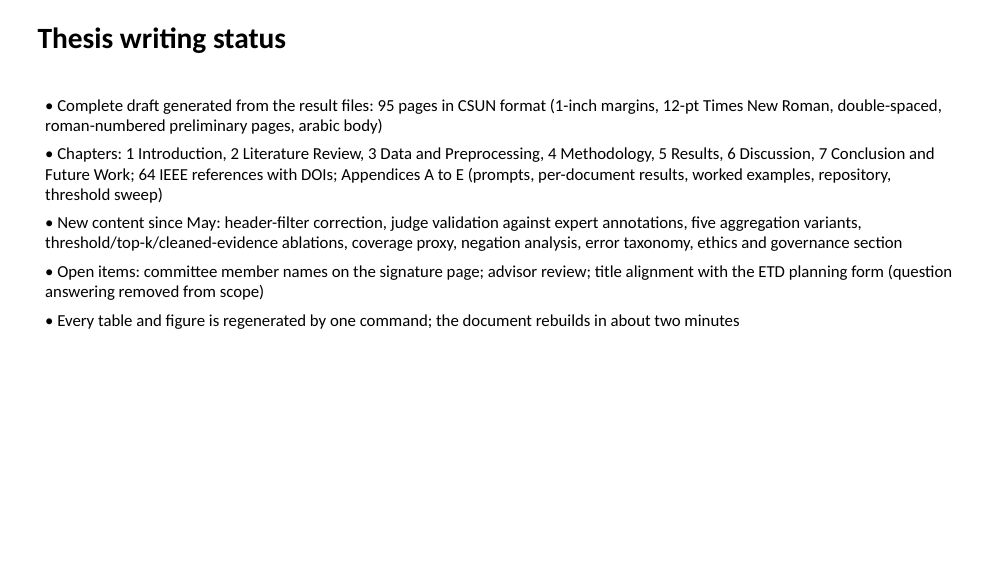
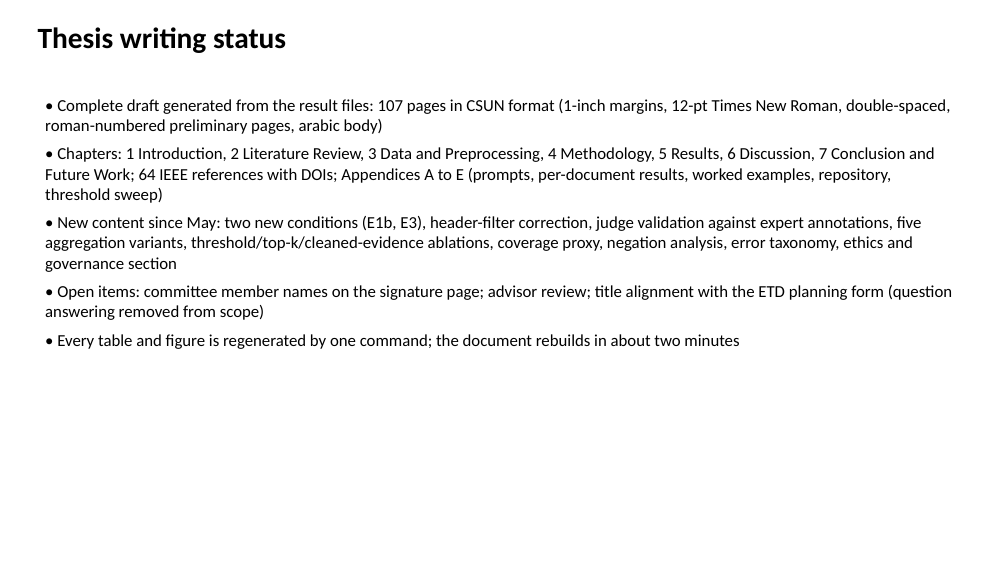
Before and after one commit to slay-a/medical-hallucination-eval, a slide deck: slide 12 of deliverables/Progress_Slides_Fall2026.pptx. Drawn at 1008x567 pixels with LibreOffice and Linux fonts; fonts in the diff are those of the drawing. Boxes give left, top, right and bottom in pixels: in the first picture for what was removed or moved away, otherwise in the second. Text is boxed around its words. In the diff, an @@ line names an element or a change of style, - is before the commit and + after.

```diff
--- a/deliverables/Progress_Slides_Fall2026.pptx
+++ b/deliverables/Progress_Slides_Fall2026.pptx
@@ text at [45,99,950,134]: text changed @@
-• Complete draft generated from the result files: 95 pages in CSUN format (1-inch margins, 12-pt Times New Roman, double-spaced, roman-numbered preliminary pages, arabic body)
+• Complete draft generated from the result files: 107 pages in CSUN format (1-inch margins, 12-pt Times New Roman, double-spaced, roman-numbered preliminary pages, arabic body)
@@ text at [45,216,922,272]: text changed @@
-• New content since May: header-filter correction, judge validation against expert annotations, five aggregation variants, threshold/top-k/cleaned-evidence ablations, coverage proxy, negation analysis, error taxonomy, ethics and governance section
+• New content since May: two new conditions (E1b, E3), header-filter correction, judge validation against expert annotations, five aggregation variants, threshold/top-k/cleaned-evidence ablations, coverage proxy, negation analysis, error taxonomy, ethics and governance section
```
Also in this commit, not shown: 7 other slides changed, 49 other files.
